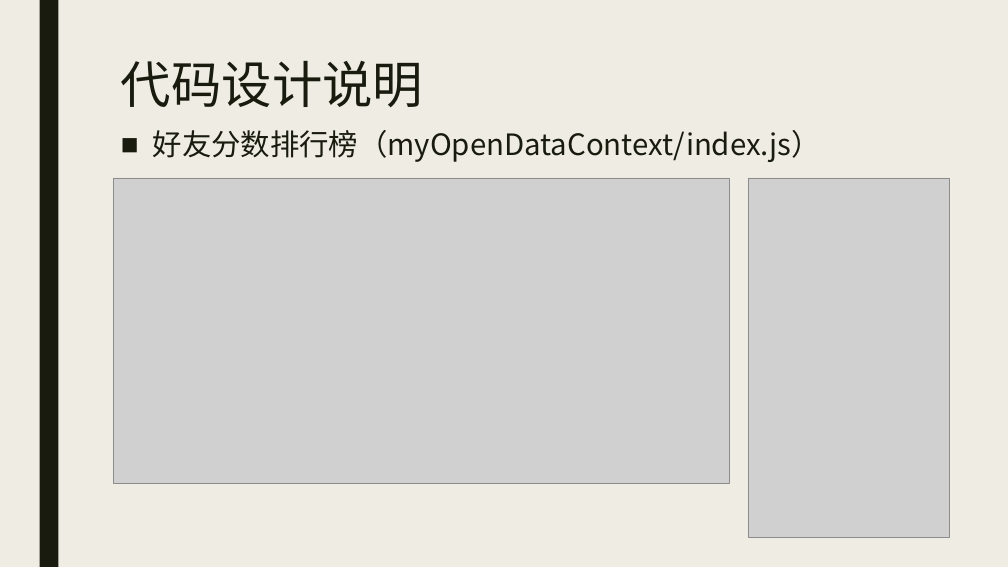
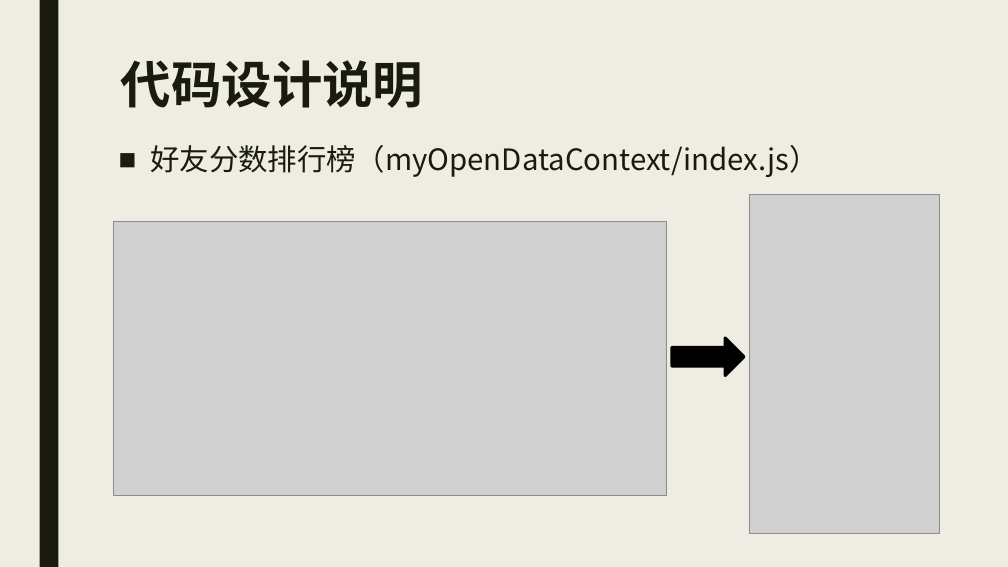
Before and after one commit to RLLDLBF/EasyGoing, a slide deck: slide 8 of Pre/游戏展示.pptx. Drawn at 1008x567 pixels with LibreOffice and Linux fonts; fonts in the diff are those of the drawing; grey boxes stand for pictures. Boxes give left, top, right and bottom in pixels: in the first picture for what was removed or moved away, otherwise in the second. Text is boxed around its words. In the diff, an @@ line names an element or a change of style, - is before the commit and + after.

```diff
--- a/Pre/游戏展示.pptx
+++ b/Pre/游戏展示.pptx
@@ title "代码设计说明" at [121,60,423,108]: bold on @@
@@ text "好友分数排行榜（myOpenDataContext/index.js）": place and size @@
-text "好友分数排行榜（myOpenDataContext/index.js）" at [153,130,821,162]
+text "好友分数排行榜（myOpenDataContext/index.js）" at [150,145,818,177]
@@ picture: place and size @@
-picture at [749,178,951,537]
+picture at [749,194,939,533]
@@ picture: place and size @@
-picture at [113,178,730,483]
+picture at [113,222,666,496]
@@ right arrow added at [672,338,745,376], fill #000000, outline #000000 2.75 pt @@
```
Also in this commit, not shown: 10 other slides changed.
